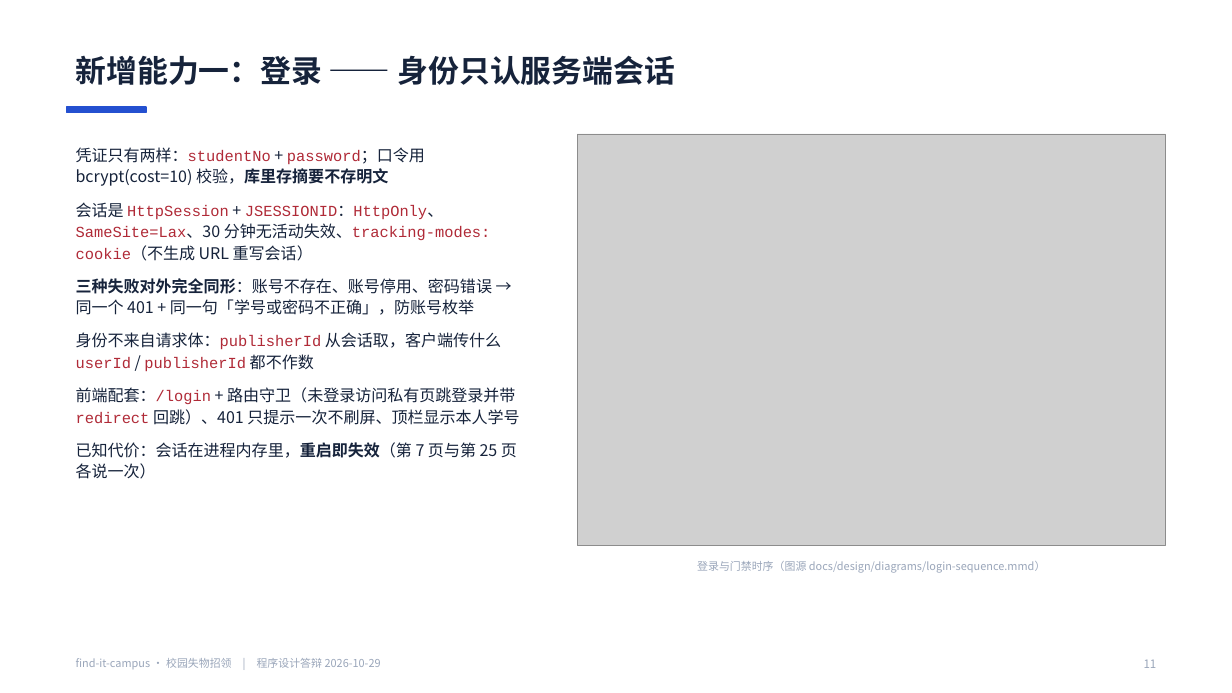
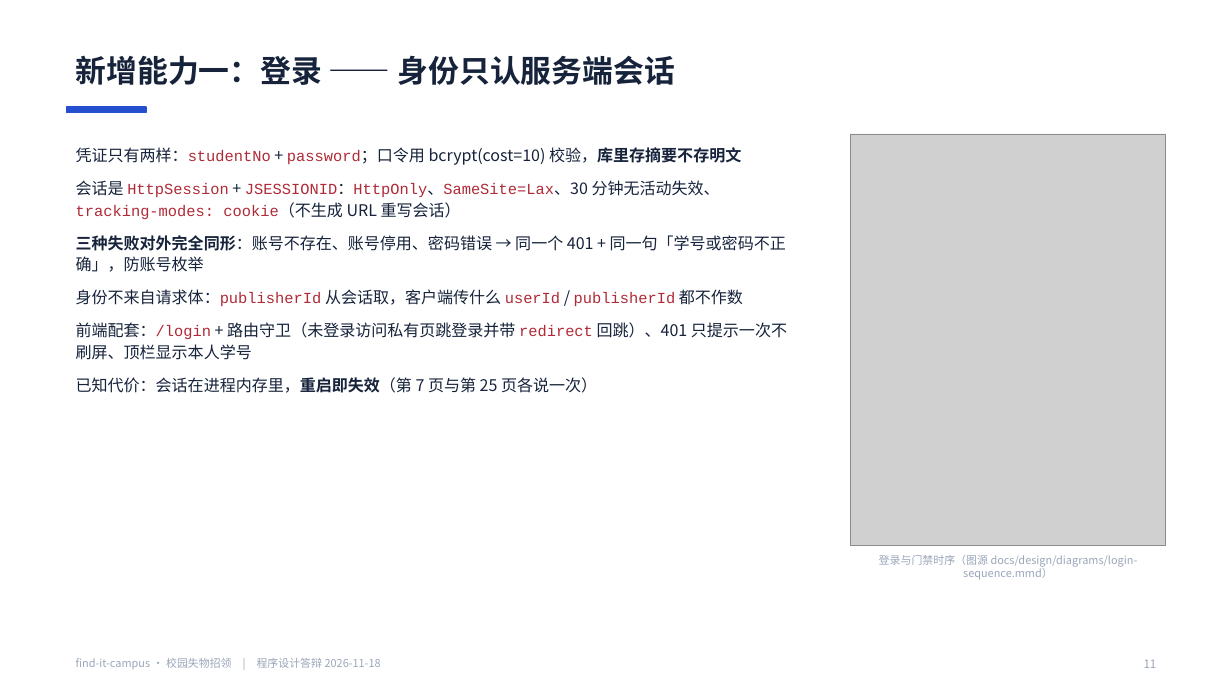
Before and after one commit to BLingKiy/find-it-campus, a slide deck: slide 11 of docs/delivery/答辩PPT.pptx. Drawn at 1232x693 pixels with LibreOffice and Linux fonts; fonts in the diff are those of the drawing; grey boxes stand for pictures. Boxes give left, top, right and bottom in pixels: in the first picture for what was removed or moved away, otherwise in the second. Text is boxed around its words. In the diff, an @@ line names an element or a change of style, - is before the commit and + after.

Commit message:
docs(delivery): 去版本化 + 按 d21081b 校准计数 + 契约补发布闸门 + 配图重画（ZHYYKFX-94）
正文 / PPT / 讲稿 / 录屏脚本 / 导出件统一为同一款产品的口径，历史沿革只留 §10.5。

数字（基线 d21081b，命令 node docs/design/tools/verify-counts.mjs）：
- 表 8 / 列 117 / 外键 10 / CHECK 29（t_review_audit 与双通道列补齐）
- 路径 21 = 18 业务 + 3 运维（新增 confirm-publish 与 ops/reviews/pending）
- 测试执行 313 = 307 @Test + 1 参数化 6 例

契约：补 POST /api/records/{id}/confirm-publish、GET /api/ops/reviews/pending、
RecordDetail 增 reviewState / ownerConfirmAvailable / reviewReason，矩阵 18x3=54 格。

配图：ER 拆两张（用户/记录/分类、配对/通知/审计），配对时序拆发布段与认领段，
架构图去掉九接口/三张表/无登录，时序阈值改 0.95/0.80 与 0.90/0.40，新增 export.mjs
一次生成 SVG 与 >=3000px PNG；docx 优先嵌 SVG + PNG 兜底。

导出：program-design.docx 1,808,376 字节 / 1173 块 / 18 个媒体（9 svg + 9 png）；
答辩PPT.pptx 26 页。只动 docs/，未改业务代码。

```diff
--- a/docs/delivery/答辩PPT.pptx
+++ b/docs/delivery/答辩PPT.pptx
@@ text "凭证只有两样：studentNo + password；口令用 bcrypt(cost=10) 校验，库里存摘要不存明文" rewrapped from [76, 147, 519, 479] to [76, 147, 787, 393] @@
@@ picture: place and size @@
-picture at [578, 134, 1166, 545]
+picture at [850, 134, 1165, 545]
@@ text "登录与门禁时序（图源 docs/design/diagrams/login-sequence.mmd）" rewrapped from [697, 561, 1045, 573] to [879, 555, 1138, 580] @@
@@ text at [76, 658, 381, 669]: text changed @@
-find-it-campus · 校园失物招领 | 程序设计答辩 2026-10-29
+find-it-campus · 校园失物招领 | 程序设计答辩 2026-11-18
```
Also in this commit, not shown: 24 other slides changed, 44 other files.
